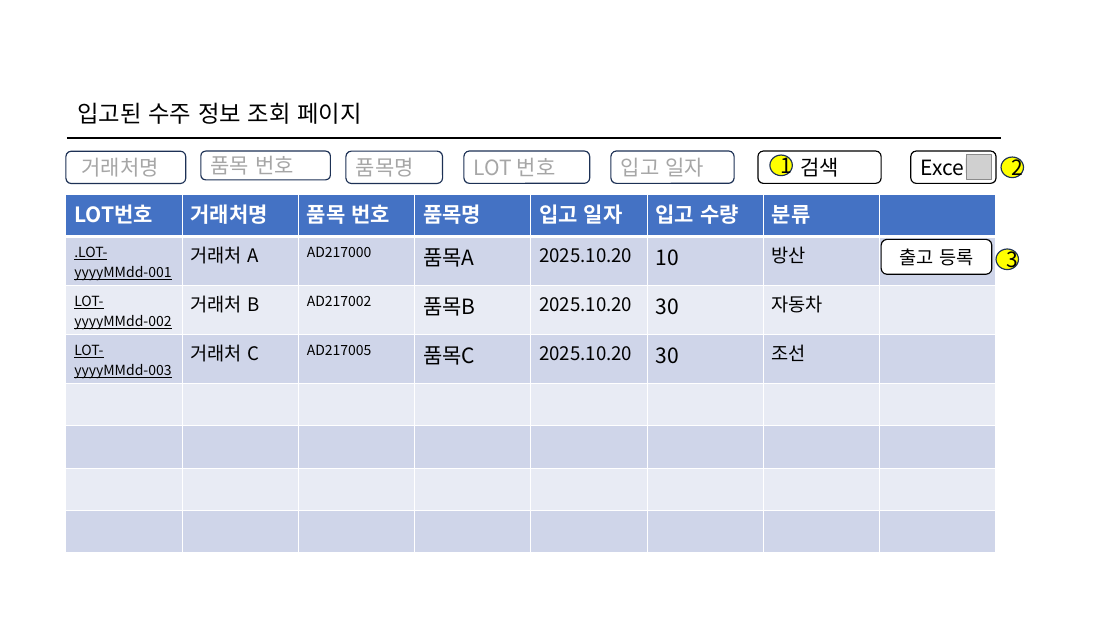
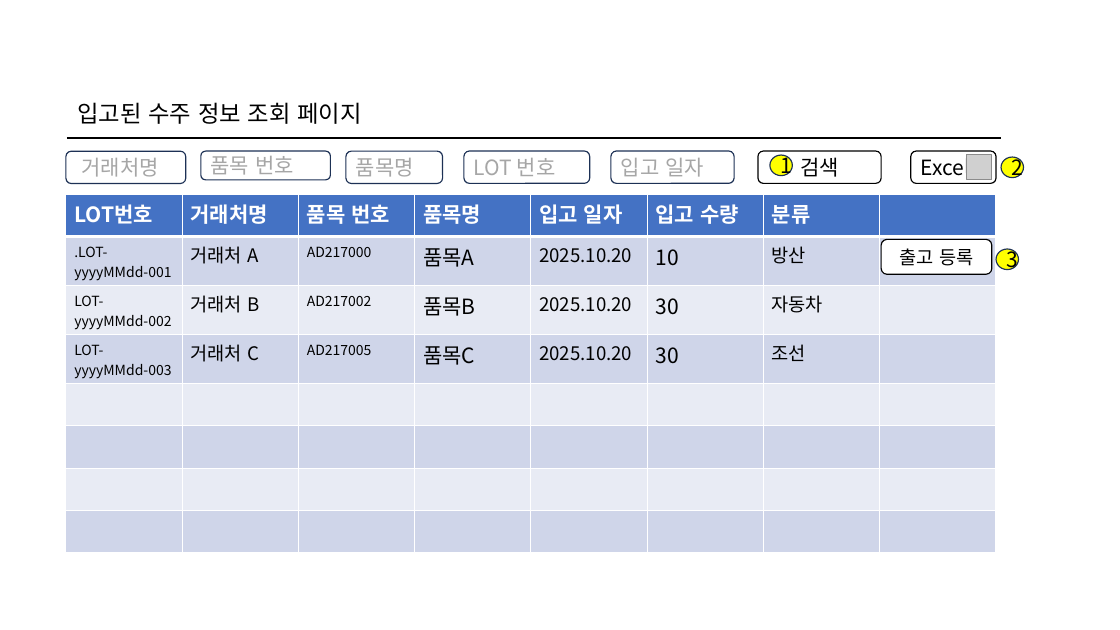
Before and after one commit to wjdgotjd28-del/mes_tripleJ, a slide deck: slide 6 of 화면설계서/수주대상 품목 입출고 관리 페이지(수정중).pptx. Drawn at 1120x630 pixels with LibreOffice and Linux fonts; fonts in the diff are those of the drawing; grey boxes stand for pictures; background and template pictures are left out. Boxes give left, top, right and bottom in pixels: in the first picture for what was removed or moved away, otherwise in the second. Text is boxed around its words. In the diff, an @@ line names an element or a change of style, - is before the commit and + after.

```diff
--- a/화면설계서/수주대상 품목 입출고 관리 페이지(수정중).pptx
+++ b/화면설계서/수주대상 품목 입출고 관리 페이지(수정중).pptx
@@ table at <box>66,194,993,532</box> @@
@@ underline off in ".LOT-yyyyMMdd-001", "LOT-yyyyMMdd-002", "LOT-yyyyMMdd-003" @@
```
Also in this commit, not shown: 4 other slides changed, 2 other files.
